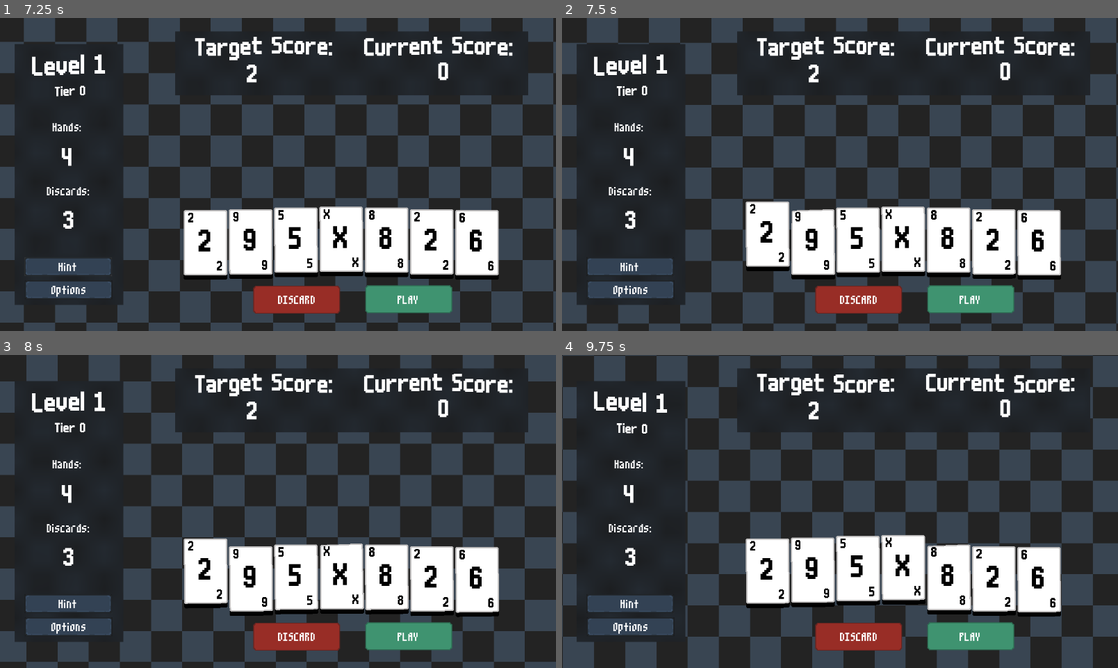
Above: before the commit, frames 1-4 (two rows, left to right).
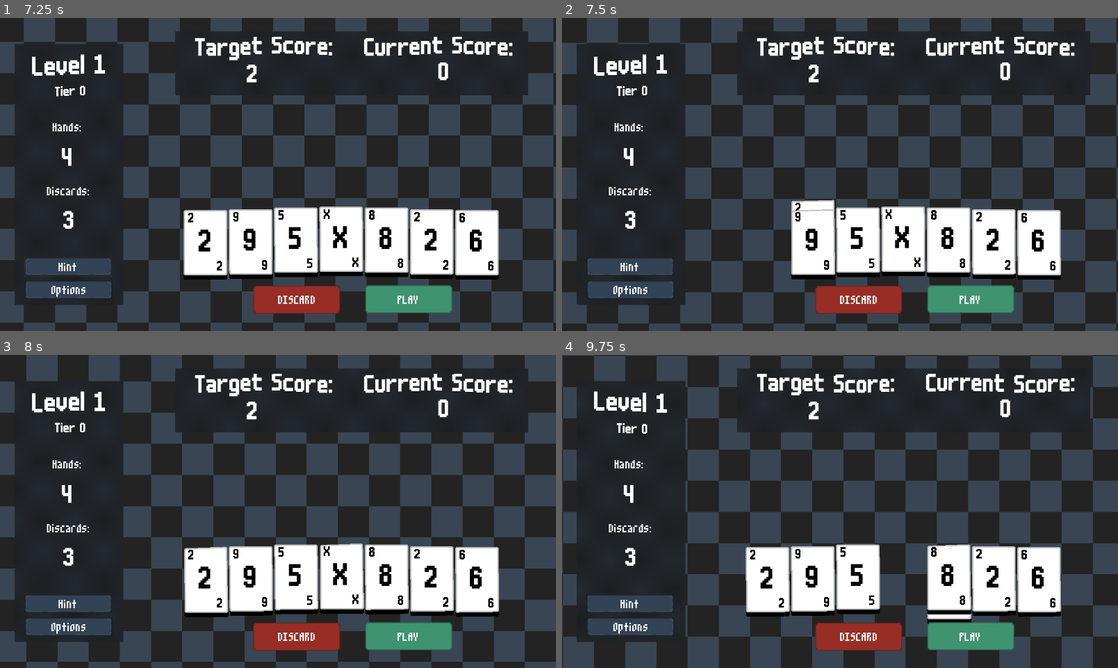
Above: after the commit, the same moments.

Repository: hd2802/stack-demon
Game: Godot game, scene res://_Scenes/LevelRunner/level_runner.tscn
The game is run twice, just before and just after one commit, with the same random seed, the same clock (stepped at 60 frames per second) and the same inputs.
Inputs (mouse positions are in pixels of both pictures, inside the frame that each line leads up to):
- Up to frame 1 (7.25 s): click "PLAY" at 0.5 s; click "PLAY" at 1.25 s; click "DISCARD" at 2 s; click (66, 265) at 2.75 s; click "DISCARD" at 3.5 s; click (66, 265) at 4.25 s; click "PLAY" at 5 s; click "DISCARD" at 5.75 s; click (66, 265) at 6.5 s
- Up to frame 2 (7.5 s): drag from (767, 243) to (901, 240) at 7.27 s
- Up to frame 3 (8 s): no input
- Up to frame 4 (9.75 s): drag from (812, 580) to (995, 580) at 8.02 s; move the mouse to (856, 577) at 8.77 s; click (856, 577) at 8.92 s; drag from (901, 577) to (1040, 580) at 9.52 s

Frame 1 is identical in both runs. In frame 2, 2.0% of the frame differs, in the area x 33-50%, y 58-81%; in frame 3, 0.9%; in frame 4, 4.4%, in the area x 33-74%, y 57-86%.

Commit message:
feat: add draggable cards that snap back to positoin

Diff:
--- a/_Scripts/CardScripts/Card/card.gd
+++ b/_Scripts/CardScripts/Card/card.gd
@@ -4,15 +4,23 @@
 var card_data : CardDataResource
 
 var is_hovered : bool = false
+var is_dragged : bool = false
+var drag_offset : Vector2
+var original_position : Vector2
 
 var tween_hover : Tween
 var sprite : Sprite2D
 
 signal clicked(card: Node)
+signal dragged(card, new_position : Vector2)
 
 func _ready() -> void:
 	sprite = self.get_node("Sprite2D")
-	print(sprite)
+	original_position = position
+
+func _process(delta : float) -> void:
+	if is_dragged:
+		position = get_viewport().get_mouse_position() - drag_offset
 
 func createCard(card : String):
 	self.card_data = load("res://Resources/CardData/" + card + ".tres")
@@ -28,17 +36,21 @@
 	center.text = self.card_data.text
 
 func _on_area_2d_input_event(viewport: Node, event: InputEvent, shape_idx: int) -> void:
-	if event is InputEventMouseButton and event.pressed:
+	if event is InputEventMouseButton:
 		if event.button_index == MOUSE_BUTTON_LEFT:
 			clicked.emit(self)
+			if event.pressed:
+				is_dragged = true
+				drag_offset = event.position - position
+				emit_signal("clicked", self)
+			else:
+				is_dragged = false
+				emit_signal("dragged", self, position)
 		elif event.button_index == MOUSE_BUTTON_RIGHT and get_parent().selected_card == self:
 			get_parent()._on_card_clicked(self)
-	else:
-		pass
 
 func _on_area_2d_mouse_entered() -> void:
 	is_hovered = true
 
-
 func _on_area_2d_mouse_exited() -> void:
 	is_hovered = false
--- a/_Scripts/Level/Hand/hand.gd
+++ b/_Scripts/Level/Hand/hand.gd
@@ -25,6 +25,8 @@
 		add_card()
 	calculator = Calculator.new()
 
+	for card in get_children():
+		card.connect("dragged", Callable(self, "_on_card_dragged"))
 # -----------------------------------------------------------------------------
 
 func add_card():
@@ -105,3 +107,8 @@
 
 	else:
 		pass
+
+func _on_card_dragged(card : Card, new_position : Vector2):
+	card.position = new_position
+
+	arrange_cards()
